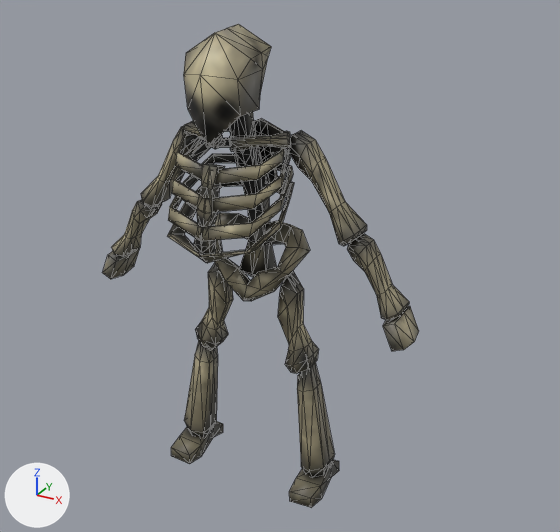
Before and after pictures for a commit that changed the glTF model armagedon/assets/models/enemies/skeleton/skeleton_ual2.glb.
The view is the same before and after, from a 50 mm lens placed at (1.41, -2.24, 2.13), pointed at (0.13, 0.08, 0.97). Arrows for +X, +Y and +Z are at lower left; the lights stay in place. The first picture is the older version. Mesh edges are drawn as thin lines. Vertices at exactly the same position are counted once.
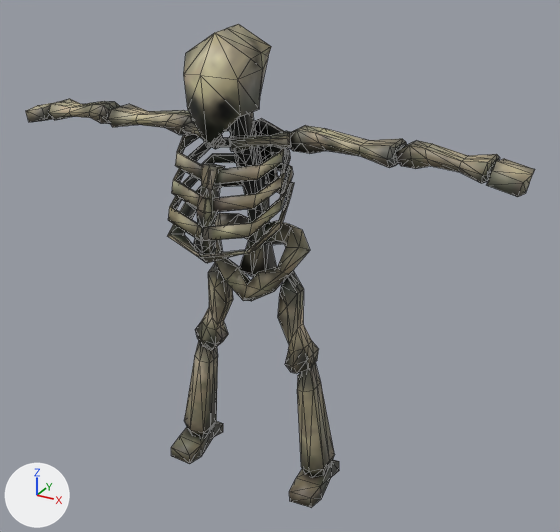
What differs and where, as boxes (x1, y1, x2, y2) in the pictures (560 x 532 px):
'Cube', reshaped (61% wider)
    before: (103, 24, 419, 508)
    after: (26, 24, 535, 508)
part 1 of me_cube_001, added
    after: (290, 125, 407, 168)
part 2 of me_cube_001, added
    after: (396, 140, 500, 183)
part 3 of me_cube_001, added
    after: (107, 104, 193, 135)
part 4 of me_cube_001, added
    after: (48, 99, 120, 124)
part 5 of me_cube_001, deleted
    before: (347, 233, 409, 320)
part 6 of me_cube_001, deleted
    before: (112, 200, 162, 257)
part 7 of me_cube_001, deleted
    before: (383, 306, 419, 351)
part 8 of me_cube_001, deleted
    before: (103, 248, 139, 279)
part 9 of me_cube_001, cut back
    before: (141, 126, 367, 246)
part 10 of me_cube_001, added
    after: (26, 102, 56, 122)
part 11 of me_cube_001, added
    after: (487, 159, 535, 197)

What the commit changed:
me_cube_001 is used by ob_cube; location (0.0, 0.0, 0.0).
me_cube_001 had 894 vertices, 1762 faces and spanned x -0.67..0.67, y -0.26..0.21, z 0.0..1.83.
me_cube_001 now has 894 vertices, 1762 faces and spans x -0.99..0.99, y -0.26..0.21, z 0.0..1.83.
me_cube_001 part 1: a new loose piece of 50 vertices spanning x 0.16..0.58, y -0.02..0.14, z 1.42..1.5, in mat_skeletonpsx (picture img_skeleton_ual2_base).
me_cube_001 part 2: a new loose piece of 50 vertices spanning x 0.57..0.88, y -0.02..0.14, z 1.42..1.5, in mat_skeletonpsx (picture img_skeleton_ual2_base).
me_cube_001 part 3: a new loose piece of 50 vertices spanning x -0.58..-0.16, y -0.02..0.14, z 1.42..1.5, in mat_skeletonpsx (picture img_skeleton_ual2_base).
me_cube_001 part 4: a new loose piece of 50 vertices spanning x -0.88..-0.57, y -0.02..0.14, z 1.42..1.5, in mat_skeletonpsx (picture img_skeleton_ual2_base).
me_cube_001 part 5: the loose piece of 50 vertices spanning x 0.42..0.63, y -0.02..0.14, z 0.88..1.15 is deleted.
me_cube_001 part 6: the loose piece of 50 vertices spanning x -0.63..-0.42, y -0.02..0.14, z 0.88..1.15 is deleted.
me_cube_001 part 7: the loose piece of 12 vertices spanning x 0.57..0.67, y -0.02..0.13, z 0.77..0.9 is deleted.
me_cube_001 part 8: the loose piece of 12 vertices spanning x -0.67..-0.57, y -0.02..0.13, z 0.77..0.9 is deleted.
Part 9, on me_cube_001:
100 vertices are removed from x -0.46..0.46, y -0.02..0.14, z 1.12..1.48.
204 faces are deleted.
2 vertices move within x 0.0, y 0.17, z 1.3.
12 new faces join them.
Part 10, on me_cube_001:
12 vertices are added at x -0.99..-0.87, y -0.02..0.13, z 1.39..1.48.
20 new faces join them.
Part 11, on me_cube_001:
12 vertices are added at x 0.87..0.99, y -0.02..0.13, z 1.39..1.48.
20 new faces join them.
Other edits to the shape of me_cube_001 do not show in these pictures.
